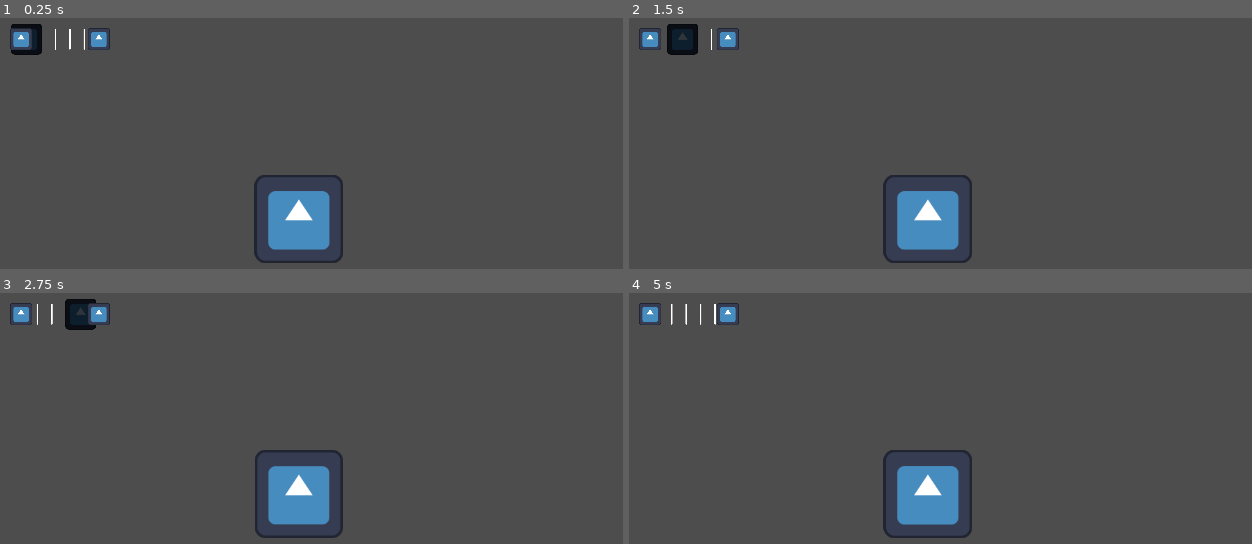
Above: before the commit, frames 1-4 (two rows, left to right).
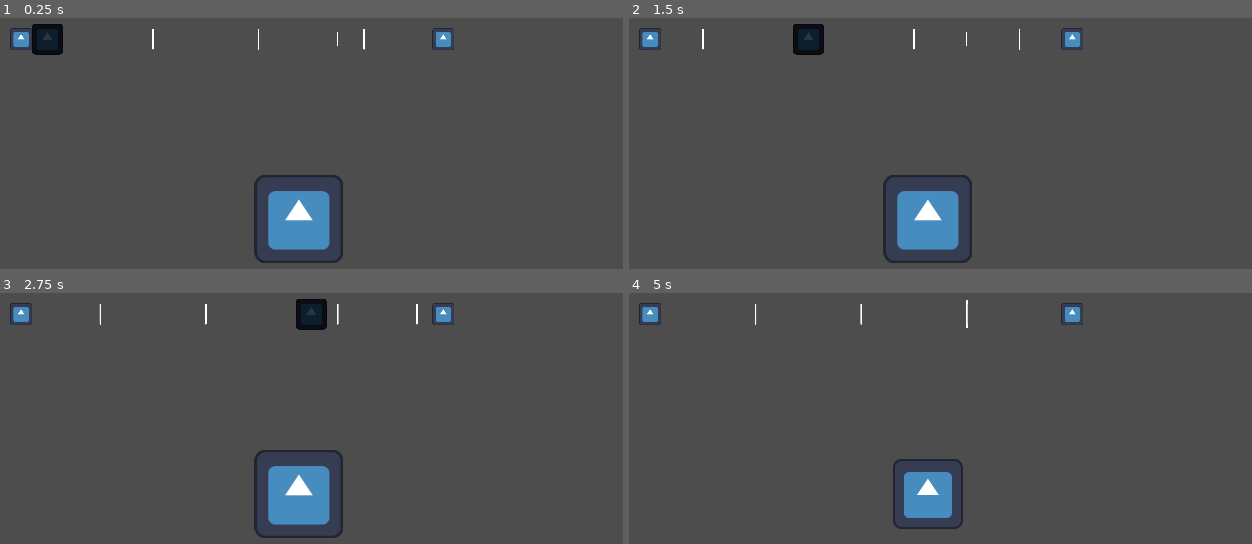
Above: after the commit, the same moments.

Repository: freesstylers/GiftJam2324
Game: Godot game, scene res://Scenes/Testing/Testing.tscn
Two runs of this game, one before a commit and one after it. Both use one fixed random seed, a clock stepped at 60 frames per second and the inputs below. The project has no main scene, so this scene is started directly. The engine's default icon, where the game draws it, is replaced by a stand-in: a white triangle on a blue panel in a dark square.
Inputs:
- Up to frame 1 (0.25 s): no input
- Up to frame 2 (1.5 s): no input
- Up to frame 3 (2.75 s): no input
- Up to frame 4 (5 s): no input

The runs differ from the first frame. In frame 1, 1.2% of the frame differs, in the area x 1-73%, y 2-15%; in frame 2, 1.7%; in frame 3, 1.7%; in frame 4, 2.6%, in the area x 6-73%, y 2-98%.

Commit message:
Añadida detección de notas en zona OK/GREAT/PERFECT

Diff:
--- a/Scenes/Testing/Note.tscn
+++ b/Scenes/Testing/Note.tscn
@@ -1,7 +1,9 @@
-[gd_scene load_steps=3 format=3 uid="uid://bv22ivwo0yn75"]
+[gd_scene load_steps=4 format=3 uid="uid://bv22ivwo0yn75"]
 
 [ext_resource type="Script" path="res://Scripts/Testing/Note.gd" id="1_go4f3"]
 [ext_resource type="Texture2D" uid="uid://cagtcjuiqd4qn" path="res://icon.svg" id="2_bx30q"]
+
+[sub_resource type="RectangleShape2D" id="RectangleShape2D_ppati"]
 
 [node name="PathFollow2D" type="PathFollow2D"]
 script = ExtResource("1_go4f3")
@@ -10,3 +12,8 @@
 modulate = Color(0.180392, 0.211765, 0.231373, 1)
 scale = Vector2(0.35, 0.35)
 texture = ExtResource("2_bx30q")
+
+[node name="Area2D" type="Area2D" parent="." groups=["note"]]
+
+[node name="CollisionShape2D" type="CollisionShape2D" parent="Area2D" groups=["note"]]
+shape = SubResource("RectangleShape2D_ppati")
--- /dev/null
+++ b/Scenes/Testing/NoteHitter.tscn
@@ -0,0 +1,45 @@
+[gd_scene load_steps=6 format=3 uid="uid://duqtfj5yejb0u"]
+
+[ext_resource type="Texture2D" uid="uid://blm0iqisbvvu5" path="res://VerticalLine.png" id="1_srjol"]
+[ext_resource type="Script" path="res://Scripts/Testing/NoteHitter.gd" id="1_ybsiu"]
+
+[sub_resource type="RectangleShape2D" id="RectangleShape2D_8xffq"]
+size = Vector2(83.2301, 20)
+
+[sub_resource type="RectangleShape2D" id="RectangleShape2D_a276r"]
+size = Vector2(51, 20)
+
+[sub_resource type="RectangleShape2D" id="RectangleShape2D_lyx4c"]
+
+[node name="NoteHitter" type="PathFollow2D"]
+position = Vector2(486.403, 0)
+progress = 486.4
+script = ExtResource("1_ybsiu")
+
+[node name="PlaceToHit2" type="Sprite2D" parent="."]
+scale = Vector2(0.1, 0.1)
+texture = ExtResource("1_srjol")
+
+[node name="OkArea" type="Area2D" parent="."]
+position = Vector2(-0.402954, 0)
+
+[node name="CollisionShape2D" type="CollisionShape2D" parent="OkArea"]
+shape = SubResource("RectangleShape2D_8xffq")
+
+[node name="GreatArea" type="Area2D" parent="."]
+
+[node name="CollisionShape2D" type="CollisionShape2D" parent="GreatArea"]
+position = Vector2(0.0970459, 0)
+shape = SubResource("RectangleShape2D_a276r")
+
+[node name="PerfectArea" type="Area2D" parent="."]
+
+[node name="CollisionShape2D" type="CollisionShape2D" parent="PerfectArea"]
+shape = SubResource("RectangleShape2D_lyx4c")
+
+[connection signal="area_entered" from="OkArea" to="." method="note_enter_ok_area"]
+[connection signal="area_exited" from="OkArea" to="." method="note_exit_ok_area"]
+[connection signal="area_entered" from="GreatArea" to="." method="note_enter_great_area"]
+[connection signal="area_exited" from="GreatArea" to="." method="note_exit_great_area"]
+[connection signal="area_entered" from="PerfectArea" to="." method="note_enter_perfect_area"]
+[connection signal="area_exited" from="PerfectArea" to="." method="note_exit_perfect_area"]
--- a/Scenes/Testing/NoteRails.tscn
+++ b/Scenes/Testing/NoteRails.tscn
@@ -1,13 +1,14 @@
-[gd_scene load_steps=6 format=3 uid="uid://cunhkcjcrb3ne"]
+[gd_scene load_steps=7 format=3 uid="uid://cunhkcjcrb3ne"]
 
 [ext_resource type="Script" path="res://Scripts/Testing/NoteRails.gd" id="1_s5kyb"]
 [ext_resource type="PackedScene" uid="uid://c4v0627ljq8j1" path="res://Scenes/Testing/VerticalLine.tscn" id="2_o0lgw"]
+[ext_resource type="PackedScene" uid="uid://duqtfj5yejb0u" path="res://Scenes/Testing/NoteHitter.tscn" id="2_osjnh"]
 [ext_resource type="PackedScene" uid="uid://bv22ivwo0yn75" path="res://Scenes/Testing/Note.tscn" id="3_tgg0u"]
 [ext_resource type="Texture2D" uid="uid://cagtcjuiqd4qn" path="res://icon.svg" id="3_ufm0l"]
 
 [sub_resource type="Curve2D" id="Curve2D_e7awq"]
 _data = {
-"points": PackedVector2Array(0, 0, 0, 0, 0, 0, 0, 0, 0, 0, 104, 0)
+"points": PackedVector2Array(0, 0, 0, 0, 0, 0, 0, 0, 0, 0, 608, 0)
 }
 point_count = 2
 
@@ -17,16 +18,19 @@
 [node name="KeysPath" type="Path2D" parent="." node_paths=PackedStringArray("Beginning", "End")]
 curve = SubResource("Curve2D_e7awq")
 script = ExtResource("1_s5kyb")
+NumBeats = 4.0
 verticalLine = ExtResource("2_o0lgw")
 keyNote = ExtResource("3_tgg0u")
 Beginning = NodePath("../Beginning")
 End = NodePath("../End")
+
+[node name="NoteHitter" parent="KeysPath" instance=ExtResource("2_osjnh")]
 
 [node name="Beginning" type="Sprite2D" parent="."]
 scale = Vector2(0.25, 0.25)
 texture = ExtResource("3_ufm0l")
 
 [node name="End" type="Sprite2D" parent="."]
-position = Vector2(112, 0)
+position = Vector2(608, 0)
 scale = Vector2(0.25, 0.25)
 texture = ExtResource("3_ufm0l")
--- a/Scripts/GiftJamGlobals.gd
+++ b/Scripts/GiftJamGlobals.gd
@@ -1,6 +1,7 @@
 extends Node
 
-var GIFJAM_BPM : int = 90
+var GIFJAM_BPM : int = 60
+var GIFJAM_BPM_IN_SECONDS = 60.0 / 60.0
 
 signal BPM_Notification()
 signal Fight_Start()
--- /dev/null
+++ b/Scripts/Testing/NoteHitter.gd
@@ -0,0 +1,38 @@
+extends PathFollow2D
+class_name NoteHitter
+
+var placeToHitTween : Tween = null
+var notes_available = []
+
+func _ready():
+	AnimatePlaceToHit()
+
+func AnimatePlaceToHit():
+	placeToHitTween = self.create_tween().set_trans(Tween.TRANS_LINEAR).set_ease(Tween.EASE_IN);
+	placeToHitTween.tween_property($PlaceToHit2, "scale", Vector2(0.1,0.1), GiftJamGlobals.GIFJAM_BPM_IN_SECONDS/2)
+	placeToHitTween.tween_property($PlaceToHit2, "scale", Vector2(0.2,0.2), GiftJamGlobals.GIFJAM_BPM_IN_SECONDS/2)
+	placeToHitTween.set_loops()
+
+func note_enter_ok_area(note):
+	if note.is_in_group("note"):
+		print("OK ENTER")
+
+func note_enter_great_area(note):
+	if note.is_in_group("note"):
+		print("GREAT ENTER")
+
+func note_enter_perfect_area(note):
+	if note.is_in_group("note"):
+		print("PERFECT ENTER")
+
+func note_exit_perfect_area(note):
+	if note.is_in_group("note"):
+		print("PERFECT EXIT")
+
+func note_exit_great_area(note):
+	if note.is_in_group("note"):
+		print("GREAT EXIT")
+
+func note_exit_ok_area(note):
+	if note.is_in_group("note"):
+		print("OK EXIT")
--- a/Scripts/Testing/NoteRails.gd
+++ b/Scripts/Testing/NoteRails.gd
@@ -12,7 +12,12 @@
 var bpm_lines = []
 var notes_in_rails = []
 
+var placeToHit : NoteHitter = null
+var placeToHitTween : Tween = null
+
 func _ready():
+	placeToHit = $NoteHitter
+	placeToHit.progress_ratio = (NumBeats-1)  / NumBeats
 	bpm_movement = (GiftJamGlobals.GIFJAM_BPM / 60.0) / NumBeats
 	for i in range(NumBeats):
 		var newLine = verticalLine.instantiate() as PathFollow2D
@@ -21,7 +26,6 @@
 		var progress : float = 1.0 - (1.0 * i / NumBeats)
 		pathFollow.progress_ratio = progress
 		bpm_lines.append(pathFollow)
-
 	AddKeyNote()
 
 func _process(delta):
